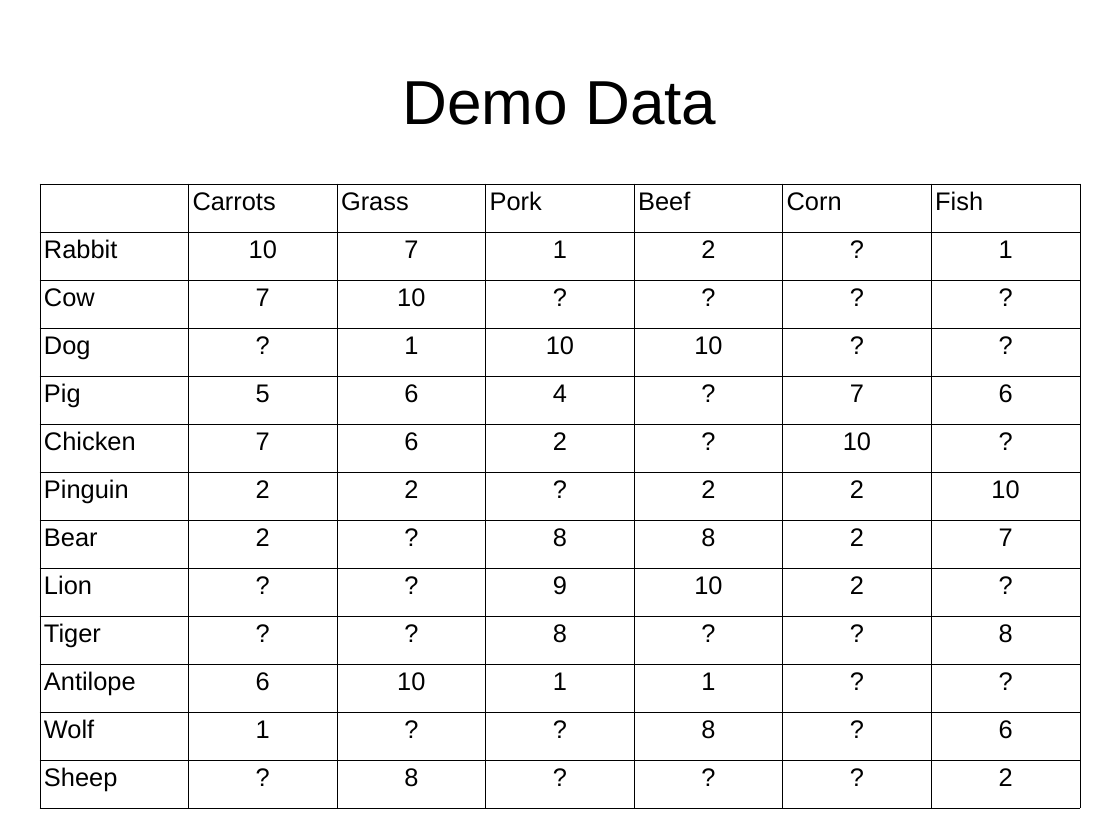
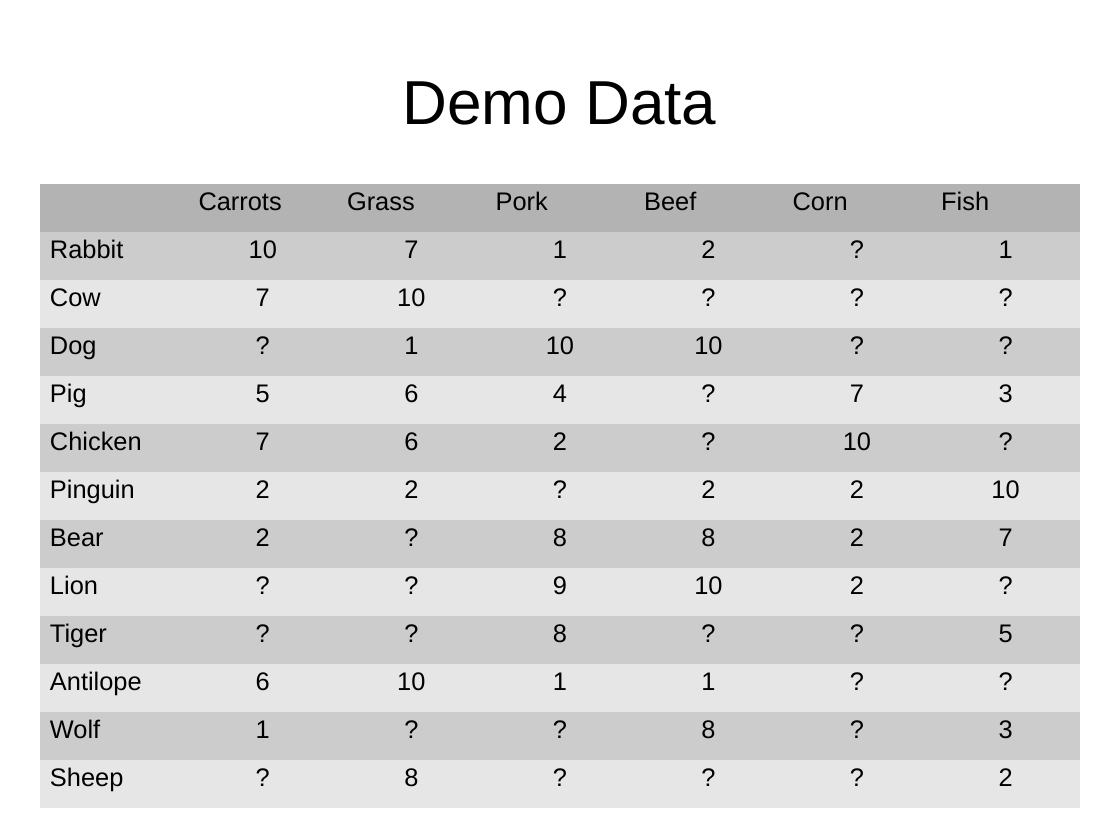
Before and after one commit to dynamicguy/facebook-recommender-demo, a slide deck: slide 17 of docs/Talk-BedCon-Berlin-2012.odp (slide 15 before the commit). Drawn at 1120x840 pixels with LibreOffice and Linux fonts; fonts in the diff are those of the drawing; background and template pictures are left out. Boxes give left, top, right and bottom in pixels: in the first picture for what was removed or moved away, otherwise in the second. Text is boxed around its words. In the diff, an @@ line names an element or a change of style, - is before the commit and + after.

```diff
--- a/docs/Talk-BedCon-Berlin-2012.odp
+++ b/docs/Talk-BedCon-Berlin-2012.odp
@@ table at [40,184,1078,808] @@
-row 5, column 7: 6
+row 5, column 7: 3
-row 10, column 7: 8
+row 10, column 7: 5
-row 12, column 7: 6
+row 12, column 7: 3
@@ fill none to #B3B3B3 in 6 cells @@
@@ fill none to #CCCCCC in 42 cells @@
@@ fill none to #E6E6E6 in 42 cells @@
@@ borders changed @@
```
Also in this commit, not shown: 8 other slides changed, 11 slides added, 2 slides removed, 7 other files.
